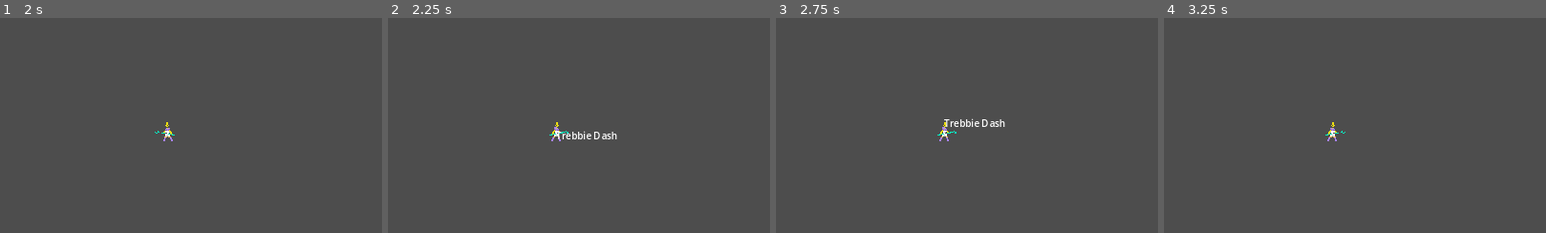
Above: before the commit, frames 1-4 (left to right).
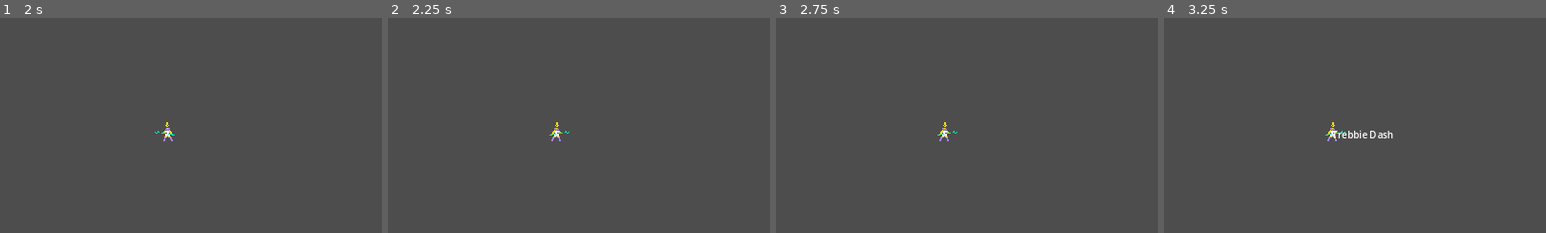
Above: after the commit, the same moments.

Repository: lokasc/rsPrototype
Game: Godot game, scene res://ver_1/game/main/game_manager.tscn
Same seed, same stepped clock (60 frames per second), same inputs: the game is played once before the commit and once after it.
Inputs (mouse positions are % of the whole screen's width and height, from its top left):
- Up to frame 1 (2 s): click (58, 3) at 0.52 s; type "12" at 0.6 s; click "Host" at 1.25 s
- Up to frame 2 (2.25 s): tap Enter at 2 s; move the mouse to (72, 45) at 2.02 s; hold D (right) from 2.03 s (still down); tap E (ability_1) at 2.1 s
- Up to frame 3 (2.75 s): keep holding D (right); click (72, 45) at 2.3 s
- Up to frame 4 (3.25 s): move the mouse to (54, 48) at 2.77 s; release D (right) at 2.78 s; hold S (down) from 2.78 s (still down); click (54, 48) at 2.85 s; tap Shift (ability_2, bound only after the commit) at 3.05 s
The pictures show only the part of the screen within x 28-78%, y 24-74%; the shares and areas given below are measured in that part.

Frame 1 is identical in both runs. In frame 2, 0.3% of the frame differs, in the area x 43-60%, y 50-57%; in frame 3, 0.3%, in the area x 43-60%, y 46-56%; in frame 4, 0.3%.

Commit message:
Add Trebbie Buff, added typecasting
- Added ability 2 button (shift)
- moved trebbie dash to ability 2 (defaulted to movement ability)
- basic atk damage set on trebbie ready
- added status holder for trebbie and bassheart
- damage from basic attack is from a_stats instead of initial_dmg
- Added trebbie buff (Damage buff part)
- typecasting added to all statuses
- added DamageUp to statusholder

Diff:
--- a/project.godot
+++ b/project.godot
@@ -66,6 +66,11 @@
 "events": [Object(InputEventKey,"resource_local_to_scene":false,"resource_name":"","device":-1,"window_id":0,"alt_press …(192 unchanged characters)…
 ]
 }
+ability_2={
+"deadzone": 0.5,
+"events": [Object(InputEventKey,"resource_local_to_scene":false,"resource_name":"","device":-1,"window_id":0,"alt_pressed":false,"shift_pressed":false,"ctrl_pressed":false,"meta_pressed":false,"pressed":false,"keycode":0,"physical_keycode":4194325,"key_label":0,"unicode":0,"location":0,"echo":false,"script":null)
+]
+}
 
 [layer_names]
 
--- a/ver_1/character/hero/Bassheart/bassheart.tscn
+++ b/ver_1/character/hero/Bassheart/bassheart.tscn
@@ -8,6 +8,7 @@
 [ext_resource type="PackedScene" uid="uid://dqbf2f5u4tq66" path="res://ver_1/character/hero/Bassheart/bassheart_freeze.tscn" id="4_dw3mb"]
 [ext_resource type="Theme" uid="uid://bi5qmx7rssrn2" path="res://rs_theme.tres" id="4_r0l7y"]
 [ext_resource type="PackedScene" uid="uid://d0b8cqs24tfpe" path="res://ver_1/game/camera/player_camera.tscn" id="5_4lu4u"]
+[ext_resource type="PackedScene" uid="uid://c48dnnj6ck6nx" path="res://ver_1/status_effects/status_holder.tscn" id="9_1s0eh"]
 
 [sub_resource type="SceneReplicationConfig" id="SceneReplicationConfig_x3g2c"]
 properties/0/path = NodePath(".:current_health")
@@ -171,3 +172,5 @@
 }
 
 [node name="PlayerCamera" parent="." instance=ExtResource("5_4lu4u")]
+
+[node name="StatusHolder" parent="." instance=ExtResource("9_1s0eh")]
--- a/ver_1/character/hero/Trebbie/trebbie.gd
+++ b/ver_1/character/hero/Trebbie/trebbie.gd
@@ -21,6 +21,7 @@
 func _ready():
 	super()
 	initial_state = basic_attack
+	basic_attack.a_stats.atk = damage # sets basic_atk damage to hero damage
 	pick_up.shape.radius = pick_up_radius
 
 	#Temporarily disable the camera lock
--- a/ver_1/character/hero/Trebbie/trebbie.tscn
+++ b/ver_1/character/hero/Trebbie/trebbie.tscn
@@ -6,8 +6,10 @@
 [ext_resource type="Texture2D" uid="uid://bjbqj24xb60e8" path="res://Trebbie_Sheet_32.png" id="4_3i3qh"]
 [ext_resource type="PackedScene" uid="uid://cygb46cfx7bom" path="res://ver_1/vfx/text_pop_up.tscn" id="4_ghe2d"]
 [ext_resource type="PackedScene" uid="uid://cjm8swpik3u4m" path="res://ver_1/character/hero/Trebbie/trebbie_dash.tscn" id="4_s00wb"]
+[ext_resource type="PackedScene" uid="uid://d0tgdksvfqvbg" path="res://ver_1/character/hero/Trebbie/trebbie_buff.tscn" id="5_mxiub"]
 [ext_resource type="Theme" uid="uid://bi5qmx7rssrn2" path="res://rs_theme.tres" id="7_mxa2u"]
 [ext_resource type="PackedScene" uid="uid://d0b8cqs24tfpe" path="res://ver_1/game/camera/player_camera.tscn" id="7_wun86"]
+[ext_resource type="PackedScene" uid="uid://c48dnnj6ck6nx" path="res://ver_1/status_effects/status_holder.tscn" id="10_mee78"]
 
 [sub_resource type="SceneReplicationConfig" id="SceneReplicationConfig_igvvo"]
 properties/0/path = NodePath(".:current_health")
@@ -30,6 +32,9 @@
 properties/4/path = NodePath("MultiplayerSynchronizer:ability_1")
 properties/4/spawn = true
 properties/4/replication_mode = 2
+properties/5/path = NodePath("MultiplayerSynchronizer:ability_2")
+properties/5/spawn = true
+properties/5/replication_mode = 2
 
 [sub_resource type="CapsuleShape2D" id="CapsuleShape2D_g3diu"]
 radius = 6.0
@@ -118,12 +123,14 @@
 "idle": SubResource("Animation_j7rjn")
 }
 
-[node name="Trebbie" type="CharacterBody2D" node_paths=PackedStringArray("basic_attack", "ability_1", "animator")]
+[node name="Trebbie" type="CharacterBody2D" node_paths=PackedStringArray("basic_attack", "ability_1", "ability_2", "animator")]
 collision_layer = 2
 collision_mask = 0
 script = ExtResource("1_4x4su")
+damage = 65
 basic_attack = NodePath("TrebbieAttack")
-ability_1 = NodePath("TrebbieDash")
+ability_1 = NodePath("TrebbieBuff")
+ability_2 = NodePath("TrebbieDash")
 animator = NodePath("AnimationPlayer")
 char_name = "Trebbie"
 char_id = 1
@@ -141,6 +148,8 @@
 
 [node name="TrebbieDash" parent="." instance=ExtResource("4_s00wb")]
 action_name = "Trebbie Dash"
+
+[node name="TrebbieBuff" parent="." instance=ExtResource("5_mxiub")]
 
 [node name="CollisionShape2D" type="CollisionShape2D" parent="."]
 shape = SubResource("CapsuleShape2D_g3diu")
@@ -174,3 +183,5 @@
 }
 
 [node name="PlayerCamera" parent="." instance=ExtResource("7_wun86")]
+
+[node name="StatusHolder" parent="." instance=ExtResource("10_mee78")]
--- a/ver_1/character/hero/Trebbie/trebbie_attack.gd
+++ b/ver_1/character/hero/Trebbie/trebbie_attack.gd
@@ -2,8 +2,8 @@
 extends BaseAbility
 
 @export_category("Game stats")
-@export var initial_dmg = 100
-@export var initial_cd = 2
+@export var initial_dmg : int
+@export var initial_cd : int = 2
 
 @export_subgroup("Tech")
 @export var hitbox_time_active : float = 0.1
@@ -53,11 +53,19 @@
 # TODO: Clean this up
 func _process(delta):
 	super(delta)
+
+	# calculating ability cooldown
 	var ability_1_cd_display = int(hero.ability_1.a_stats.cd - hero.ability_1.current_time)
-	if hero.input.ability_1:
-		if hero.ability_1.is_ready():
-			state_change.emit(self, "TrebbieDash")
-		else: print("Ability 1 is on cooldown! ", ability_1_cd_display)
+	var ability_2_cd_display = int(hero.ability_2.a_stats.cd - hero.ability_2.current_time)
+
+	if hero.input.ability_1 and hero.ability_1.is_ready():
+		state_change.emit(self, "TrebbieBuff")
+	elif hero.input.ability_1:
+		print("Ability 1 is on cooldown! ", ability_1_cd_display)
+	elif hero.input.ability_2 and hero.ability_2.is_ready():
+		state_change.emit(self, "TrebbieDash")
+	elif hero.input.ability_2:
+		print("Ability 2 is on cooldown! ", ability_2_cd_display)
 
 func on_hit(area : Area2D):
 	if !multiplayer.is_server(): return
@@ -71,8 +79,11 @@
 	# TODO: not networked yet
 	# need to calculate how much damage based on
 	# the attack value of this ability + my character's attack value
-	enemy.take_damage(initial_dmg)
-	hero.gain_health(initial_dmg*hero.char_stats.hsg)
+	enemy.take_damage(a_stats.atk)
+
+	# TODO: have to change how lifesteal works,
+	# not relating it to the atk stat but the damage enemies receive
+	hero.gain_health(a_stats.atk * hero.char_stats.hsg)
 
 func use_ability():
 	if is_on_cd: return
--- /dev/null
+++ b/ver_1/character/hero/Trebbie/trebbie_buff.gd
@@ -0,0 +1,87 @@
+class_name TrebbieBuff
+extends BaseAbility
+
+@export var initial_cd : int
+@export var initial_dur : float # duration of the ability applying the effect
+@export var initial_hsg : float
+@export var dmg_multiplier : float
+@export var status_duration : float # duration of the status effects
+
+var duration_time : float
+
+@onready var hitbox : Area2D = $HitBox
+
+# Initialize abilities
+# WARNING: export variables wont be avaliable on init, use enter_tree
+func _init() -> void:
+	super()
+	pass
+
+# Initalize export variables, called before @onready or _ready()
+# WARNING: Child nodes have not entered the tree yet.
+func _enter_tree() -> void:
+	a_stats.cd = initial_cd
+	a_stats.dur = initial_dur
+	a_stats.hsg = initial_hsg
+	pass
+
+func _ready() -> void:
+	hitbox.area_entered.connect(on_hit)
+	hitbox.visible = false
+	hitbox.monitoring = false
+
+# Use statemachine logic if ability requires it
+# use variable HERO to access hero's variables and functions
+# Emit state_change(self, "new state name") to change out of state.
+func enter() -> void:
+	hitbox.visible = true
+	hitbox.monitoring = true
+	duration_time = 0
+	super()
+
+func exit() -> void:
+	super() # starts cd here.
+	start_cd()
+	hitbox.visible = false
+	hitbox.monitoring = false
+
+func update(delta: float) -> void:
+	super(delta)
+	duration_time += delta
+	if duration_time >= initial_dur:
+		state_change.emit(self, "TrebbieAttack")
+
+func physics_update(_delta: float) -> void:
+	super(_delta)
+	if hero.input.direction:
+		hero.velocity = hero.input.direction * hero.char_stats.spd
+	else:
+		hero.velocity = hero.velocity.move_toward(Vector2.ZERO, hero.DECELERATION)
+	hero.move_and_slide()
+
+	pass
+
+# Call this to start cooldown.
+func start_cd() -> void:
+	super()
+
+func on_hit(area : Area2D) -> void:
+	if !multiplayer.is_server(): return
+
+	# typecasting
+	var character = area.get_parent() as BaseHero
+	if character == null: return
+
+	character.add_status("DamageUp", [dmg_multiplier, status_duration])
+
+# Increments level by 1, override virtual func to change upgrade logic.
+func _upgrade() -> void:
+	super()
+
+# Called automatically when ability cd finishes, override this to addd functionality when cd finishes
+func _on_cd_finish() -> void:
+	_reset()
+
+# Resets ability, lets players to use it again, override this to add functionality.
+func _reset() -> void:
+	super()
--- /dev/null
+++ b/ver_1/character/hero/Trebbie/trebbie_buff.tscn
@@ -0,0 +1,24 @@
+[gd_scene load_steps=3 format=3 uid="uid://d0tgdksvfqvbg"]
+
+[ext_resource type="Script" path="res://ver_1/character/hero/Trebbie/trebbie_buff.gd" id="1_lcige"]
+
+[sub_resource type="CircleShape2D" id="CircleShape2D_1swjl"]
+radius = 213.038
+
+[node name="TrebbieBuff" type="Node2D"]
+script = ExtResource("1_lcige")
+initial_cd = 4
+initial_dur = 0.5
+initial_hsg = 3.0
+dmg_multiplier = 2.0
+status_duration = 4.0
+
+[node name="HitBox" type="Area2D" parent="."]
+collision_layer = 0
+collision_mask = 2
+
+[node name="CollisionShape2D" type="CollisionShape2D" parent="HitBox"]
+shape = SubResource("CircleShape2D_1swjl")
+debug_color = Color(0.680201, 0.300926, 0.99701, 0.42)
+
+[connection signal="area_entered" from="HitBox" to="." method="_on_hit_box_area_entered"]
--- a/ver_1/game/net/player_input.gd
+++ b/ver_1/game/net/player_input.gd
@@ -8,6 +8,7 @@
 @export var direction : Vector2
 @export var attack : bool
 @export var ability_1 : bool
+@export var ability_2 : bool
 @export_subgroup("Conditions")
 @export var canMove : bool = true
 
@@ -34,4 +35,5 @@
 			direction = Vector2.ZERO
 		attack = Input.is_action_just_pressed("attack")
 		ability_1 = Input.is_action_just_pressed("ability_1")
+		ability_2 = Input.is_action_just_pressed("ability_2")
 		mouse_pos = get_viewport().get_mouse_position()
--- a/ver_1/status_effects/bleed.gd
+++ b/ver_1/status_effects/bleed.gd
@@ -1,18 +1,18 @@
 class_name Bleed
 extends BaseStatus
 
-var bleed_dmg # Dmg dealt per rate
-var rate # time taken for one instance of dmg dealt
-var duration # Total duration of effect
+var bleed_dmg : int # Dmg dealt per rate
+var rate : float # time taken for one instance of dmg dealt
+var duration : float # Total duration of effect
 
-var duration_time
-var current_time
-var visual_time
+var duration_time : float
+var current_time : float
+var visual_time : float
 
-var bleed_visual_time = 0.2# Time for the bleed red color to be displayed
+var bleed_visual_time : float = 0.2# Time for the bleed red color to be displayed
 
 # Constructor, affects new() function for creating new copies of Bleed.
-func _init(_bleed_dmg, _duration, _rate):
+func _init(_bleed_dmg : int, _duration : float, _rate : float):
 	bleed_dmg = _bleed_dmg
 	duration = _duration
 	rate = _rate
--- /dev/null
+++ b/ver_1/status_effects/damage_up.gd
@@ -0,0 +1,31 @@
+class_name DamageUp
+extends BaseStatus
+
+var dmg_multiplier : float
+var duration : float
+var duration_time : float
+
+# Constructor, affects new() function for creating new copies of Freeze.
+func _init(_dmg_multiplier : float, _duration : float) -> void:
+	dmg_multiplier = _dmg_multiplier
+	duration = _duration
+	pass
+
+func on_added() -> void:
+	print(character.basic_attack.a_stats.atk)
+	if character is BaseHero:
+		character.basic_attack.a_stats.atk *= dmg_multiplier
+	print(character.basic_attack.a_stats.atk)
+	duration_time = 0
+	pass
+
+func update(delta) -> void:
+	duration_time += delta
+	if duration_time >= duration:
+		holder.remove_status(self)
+	pass
+
+func on_removed() -> void:
+	if character is BaseHero:
+		character.basic_attack.a_stats.atk /= dmg_multiplier
+	pass
--- a/ver_1/status_effects/freeze.gd
+++ b/ver_1/status_effects/freeze.gd
@@ -10,7 +10,7 @@
 var dmg_threshold : int # damage required to unfreeze
 
 # Constructor, affects new() function for creating new copies of Freeze.
-func _init(_unfreeze_dmg, _duration, _dmg_threshold) -> void:
+func _init(_unfreeze_dmg : int, _duration : float, _dmg_threshold : int) -> void:
 	unfreeze_dmg = _unfreeze_dmg
 	duration = _duration
 	dmg_threshold = _dmg_threshold
--- a/ver_1/status_effects/status_holder.gd
+++ b/ver_1/status_effects/status_holder.gd
@@ -35,3 +35,10 @@
 			statuses.append(copy)
 			add_child(copy, true)
 			copy.on_added()
+		"DamageUp":
+			var copy = DamageUp.new(arg[0], arg[1])
+			copy.character = character
+			copy.holder = self
+			statuses.append(copy)
+			add_child(copy, true)
+			copy.on_added()
Not shown: 1 places in ver_1/character/hero/Bassheart/bassheart.tscn that only renumber resources
Not shown: 1 places in ver_1/character/hero/Trebbie/trebbie.tscn that only renumber resources
